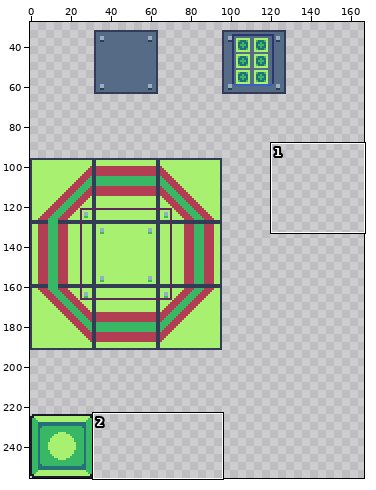
One commit to this pixel-art file: assets/environment.aseprite. Above: a wide view before the commit, with the close-up outlined.
Close-up. As it was:
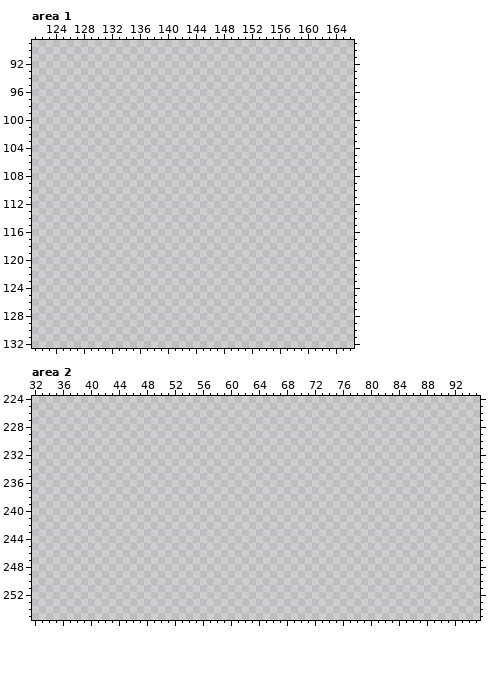
256x256 pixels, 1 frame. Shown: area 1: x 121..166, y 89..132; area 2: x 32..95, y 224..255. The wide view leaves out empty margins. The commit also changed other parts of the picture, which this record leaves out.
Visible layers, top first: "Floor #2", "Floor2", "Box1", "Floor".
Palette (. is transparent): 
And afterwards:
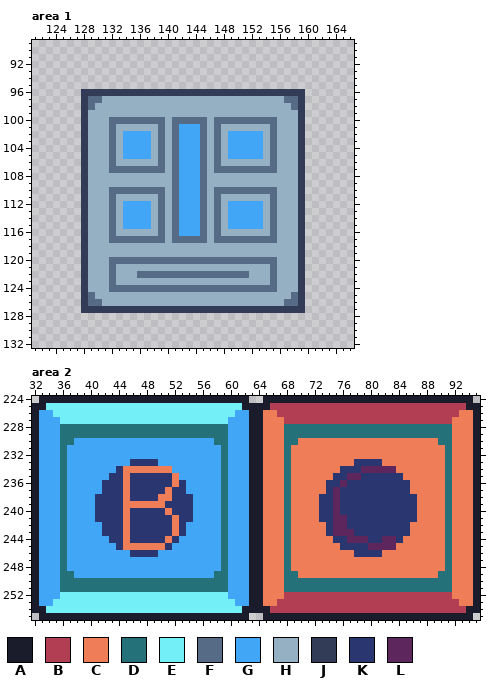
Colours new in this view: A #1a1c2c  B #b13e53  C #ef7d57  D #257179  E #73eff7  F #566c86  G #41a6f6  H #94b0c2  J #333c57  K #29366f  L #5d275d
From old to new:
layer "Box2" added
layer "Floor #3" added
layer "Box1 #2" added
Changed rows in their new state; - is an unchanged pixel.
Area 1, layer "Floor #3":
first column x 128:
 96 JJJJJJJJJJJJJJJJJJJJJJJJJJJJJJJJ
 97 JFFHHHHHHHHHHHHHHHHHHHHHHHHHHFFJ
 98 JFHHHHHHHHHHHHHHHHHHHHHHHHHHHHFJ
 99 JHHHHHHHHHHHHHHHHHHHHHHHHHHHHHHJ
100 JHHHFFFFFFFFHFFFFFHFFFFFFFFFHHHJ
101 JHHHFHHHHHHFHFGGGFHFHHHHHHHFHHHJ
102 JHHHFHGGGGHFHFGGGFHFHGGGGGHFHHHJ
103 JHHHFHGGGGHFHFGGGFHFHGGGGGHFHHHJ
104 JHHHFHGGGGHFHFGGGFHFHGGGGGHFHHHJ
105 JHHHFHGGGGHFHFGGGFHFHGGGGGHFHHHJ
106 JHHHFHHHHHHFHFGGGFHFHHHHHHHFHHHJ
107 JHHHFFFFFFFFHFGGGFHFFFFFFFFFHHHJ
108 JHHHHHHHHHHHHFGGGFHHHHHHHHHHHHHJ
109 JHHHHHHHHHHHHFGGGFHHHHHHHHHHHHHJ
110 JHHHFFFFFFFFHFGGGFHFFFFFFFFFHHHJ
111 JHHHFHHHHHHFHFGGGFHFHHHHHHHFHHHJ
112 JHHHFHGGGGHFHFGGGFHFHGGGGGHFHHHJ
113 JHHHFHGGGGHFHFGGGFHFHGGGGGHFHHHJ
114 JHHHFHGGGGHFHFGGGFHFHGGGGGHFHHHJ
115 JHHHFHGGGGHFHFGGGFHFHGGGGGHFHHHJ
116 JHHHFHHHHHHFHFGGGFHFHHHHHHHFHHHJ
117 JHHHFFFFFFFFHFFFFFHFFFFFFFFFHHHJ
118 JHHHHHHHHHHHHHHHHHHHHHHHHHHHHHHJ
119 JHHHHHHHHHHHHHHHHHHHHHHHHHHHHHHJ
120 JHHHFFFFFFFFFFFFFFFFFFFFFFFFHHHJ
121 JHHHFHHHHHHHHHHHHHHHHHHHHHHFHHHJ
122 JHHHFHHHFFFFFFFFFFFFFFFFHHHFHHHJ
123 JHHHFHHHHHHHHHHHHHHHHHHHHHHFHHHJ
124 JHHHFFFFFFFFFFFFFFFFFFFFFFFFHHHJ
125 JFHHHHHHHHHHHHHHHHHHHHHHHHHHHHFJ
126 JFFHHHHHHHHHHHHHHHHHHHHHHHHHHFFJ
127 JJJJJJJJJJJJJJJJJJJJJJJJJJJJJJJJ
Area 2, layer "Box1 #2":
first column x 32:
224 -AAAAAAAAAAAAAAAAAAAAAAAAAAAAAA--AAAAAAAAAAAAAAAAAAAAAAAAAAAAAA-
225 AAEEEEEEEEEEEEEEEEEEEEEEEEEEEEAAAABBBBBBBBBBBBBBBBBBBBBBBBBBBBAA
226 AGGEEEEEEEEEEEEEEEEEEEEEEEEEEGGAACCBBBBBBBBBBBBBBBBBBBBBBBBBBCCA
227 AGGGEEEEEEEEEEEEEEEEEEEEEEEEGGGAACCCBBBBBBBBBBBBBBBBBBBBBBBBCCCA
228 AGGGDDDDDDDDDDDDDDDDDDDDDDDDGGGAACCCDDDDDDDDDDDDDDDDDDDDDDDDCCCA
229 AGGGDDDDDDDDDDDDDDDDDDDDDDDDGGGAACCCDDDDDDDDDDDDDDDDDDDDDDDDCCCA
230 AGGGDDGGGGGGGGGGGGGGGGGGGGDDGGGAACCCDDCCCCCCCCCCCCCCCCCCCCDDCCCA
231 AGGGDGGGGGGGGGGGGGGGGGGGGGGDGGGAACCCDCCCCCCCCCCCCCCCCCCCCCCDCCCA
232 AGGGDGGGGGGGGGGGGGGGGGGGGGGDGGGAACCCDCCCCCCCCCCCCCCCCCCCCCCDCCCA
233 AGGGDGGGGGGGGGKKKKGGGGGGGGGDGGGAACCCDCCCCCCCCCKKKKCCCCCCCCCDCCCA
234 AGGGDGGGGGGGKCCCCCCCGGGGGGGDGGGAACCCDCCCCCCCKKKLLLLLCCCCCCCDCCCA
235 AGGGDGGGGGGKKCKKKKKKCGGGGGGDGGGAACCCDCCCCCCKKLLKKKKKKCCCCCCDCCCA
236 AGGGDGGGGGKKKCKKKKKKCKGGGGGDGGGAACCCDCCCCCKKLKKKKKKKKKCCCCCDCCCA
237 AGGGDGGGGGKKKCKKKKKCKKGGGGGDGGGAACCCDCCCCCKLKKKKKKKKKKCCCCCDCCCA
238 AGGGDGGGGKKKKCKKKKCCKKKGGGGDGGGAACCCDCCCCKKLKKKKKKKKKKKCCCCDCCCA
239 AGGGDGGGGKKKKCCCCCCKKKKGGGGDGGGAACCCDCCCCKKLKKKKKKKKKKKCCCCDCCCA
240 AGGGDGGGGKKKKCKKKKKCKKKGGGGDGGGAACCCDCCCCKKLKKKKKKKKKKKCCCCDCCCA
241 AGGGDGGGGKKKKCKKKKKKCKKGGGGDGGGAACCCDCCCCKKLLKKKKKKKKKKCCCCDCCCA
242 AGGGDGGGGGKKKCKKKKKKCKGGGGGDGGGAACCCDCCCCCKLLKKKKKKKKKCCCCCDCCCA
243 AGGGDGGGGGKKKCKKKKKKCKGGGGGDGGGAACCCDCCCCCKLLLKKKKKKKKCCCCCDCCCA
244 AGGGDGGGGGGKKCKKKKKCKGGGGGGDGGGAACCCDCCCCCCKKLLLKKLLKCCCCCCDCCCA
245 AGGGDGGGGGGGKCCCCCCKGGGGGGGDGGGAACCCDCCCCCCCKKKKLLLLCCCCCCCDCCCA
246 AGGGDGGGGGGGGGKKKKGGGGGGGGGDGGGAACCCDCCCCCCCCCKKKKCCCCCCCCCDCCCA
247 AGGGDGGGGGGGGGGGGGGGGGGGGGGDGGGAACCCDCCCCCCCCCCCCCCCCCCCCCCDCCCA
248 AGGGDGGGGGGGGGGGGGGGGGGGGGGDGGGAACCCDCCCCCCCCCCCCCCCCCCCCCCDCCCA
249 AGGGDDGGGGGGGGGGGGGGGGGGGGDDGGGAACCCDDCCCCCCCCCCCCCCCCCCCCDDCCCA
250 AGGGDDDDDDDDDDDDDDDDDDDDDDDDGGGAACCCDDDDDDDDDDDDDDDDDDDDDDDDCCCA
251 AGGGDDDDDDDDDDDDDDDDDDDDDDDDGGGAACCCDDDDDDDDDDDDDDDDDDDDDDDDCCCA
252 AGGGEEEEEEEEEEEEEEEEEEEEEEEEGGGAACCCBBBBBBBBBBBBBBBBBBBBBBBBCCCA
253 AGGEEEEEEEEEEEEEEEEEEEEEEEEEEGGAACCBBBBBBBBBBBBBBBBBBBBBBBBBBCCA
254 AAEEEEEEEEEEEEEEEEEEEEEEEEEEEEAAAABBBBBBBBBBBBBBBBBBBBBBBBBBBBAA
255 -AAAAAAAAAAAAAAAAAAAAAAAAAAAAAA--AAAAAAAAAAAAAAAAAAAAAAAAAAAAAA-
